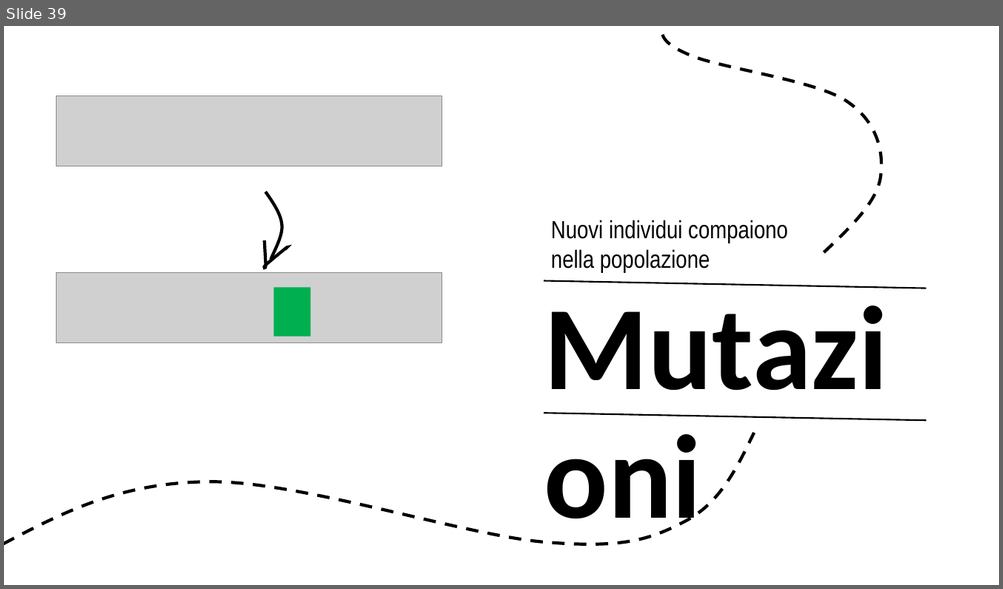
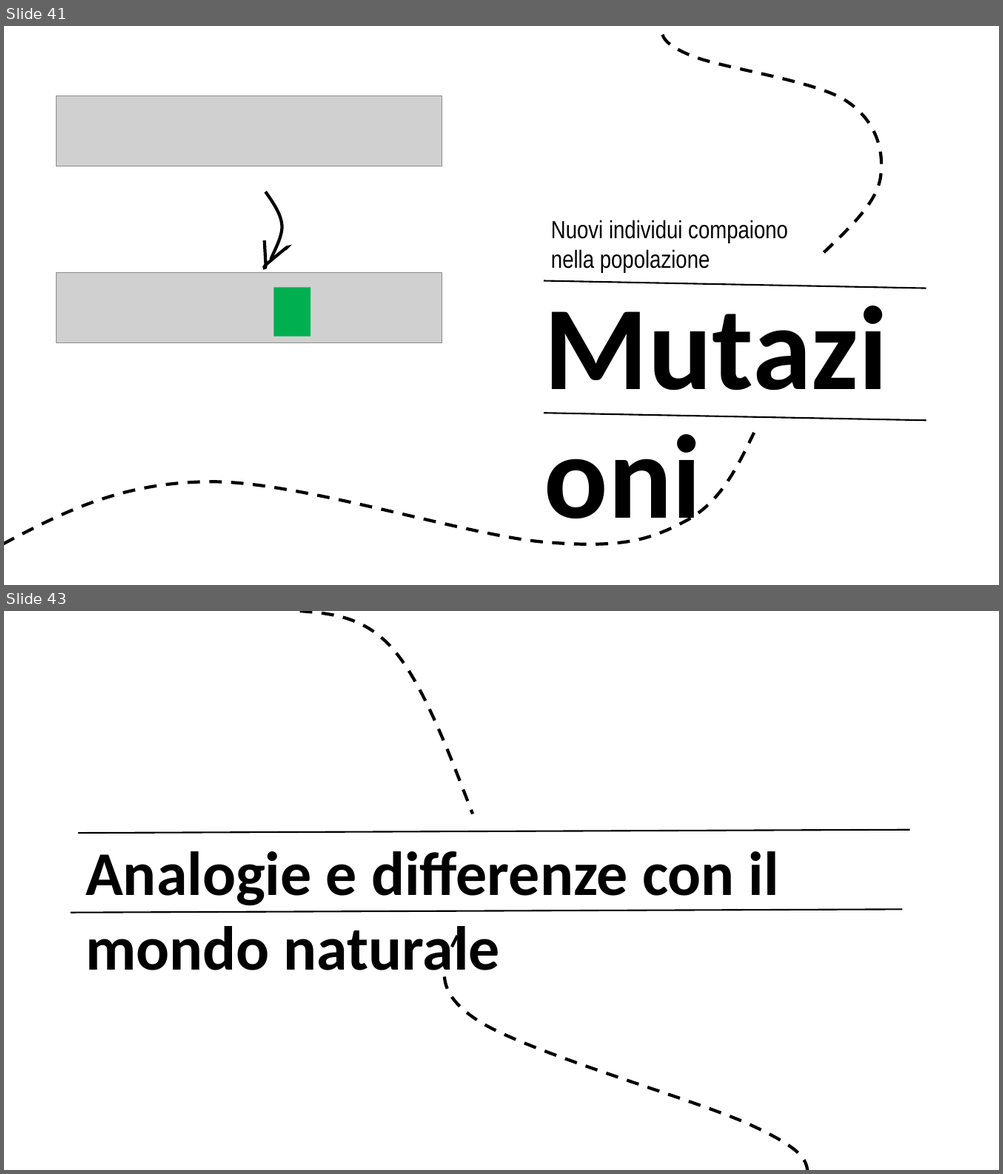
Before and after one commit to Teiolass/tesina, a slide deck: Presentazioni/Algoritmi genetici.pptx. Shown one above the other, each under a label of ours: slide 39 before the commit, slides 41 and 43 after it; the slides between them are not shown. The pictures are 1003x589 and 1003x1174 pixels, drawn with LibreOffice and Linux fonts; fonts in the diff are those of the drawing; grey boxes stand for pictures. Boxes give left, top, right and bottom in pixels: in the first picture for what was removed or moved away, otherwise in the second. Text is boxed around its words. In the diff, an @@ line names an element or a change of style, - is before the commit and + after.

```diff
--- a/Presentazioni/Algoritmi genetici.pptx
+++ b/Presentazioni/Algoritmi genetici.pptx
@@ slide 43 added at box(4, 611, 999, 1170), background #FFFFFF @@
@@ freeform shape added at box(299, 611, 472, 814), outline #000000 3 pt dashed @@
@@ line added from (78, 833) to (910, 829), #000000 1.5 pt @@
@@ text added at box(85, 851, 779, 985), 60 pt, text #000000, bold @@
+Analogie e differenze con il mondo naturale
@@ line added from (71, 912) to (902, 909), #000000 1.5 pt @@
@@ freeform shape added at box(444, 937, 808, 1170), outline #000000 3 pt dashed @@
@@ what was slide 39 is now slide 41 @@
```
Also in this commit, not shown: 14 slides changed, 4 other slides added, 1 slide removed, 1 other file.
